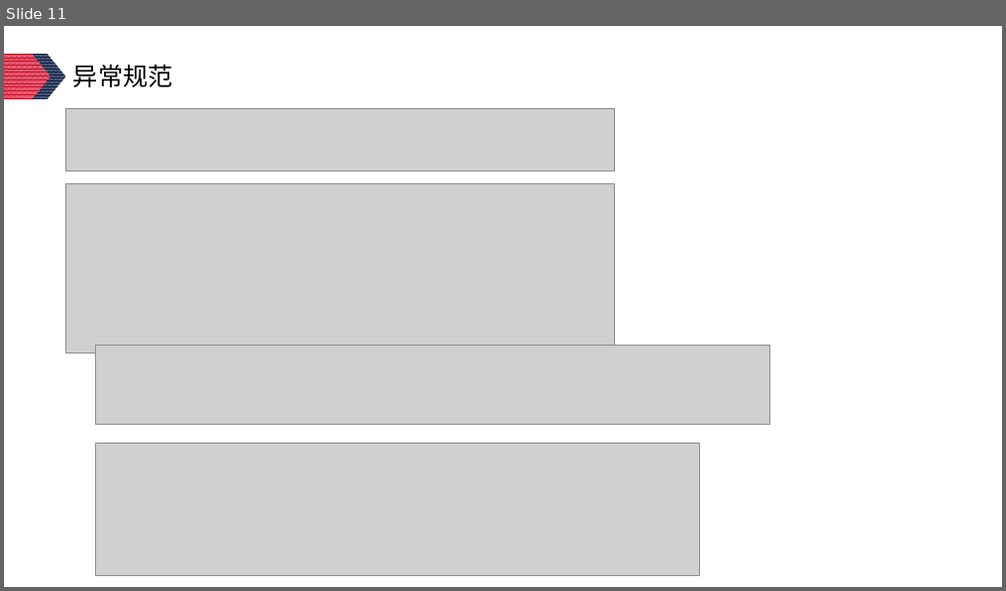
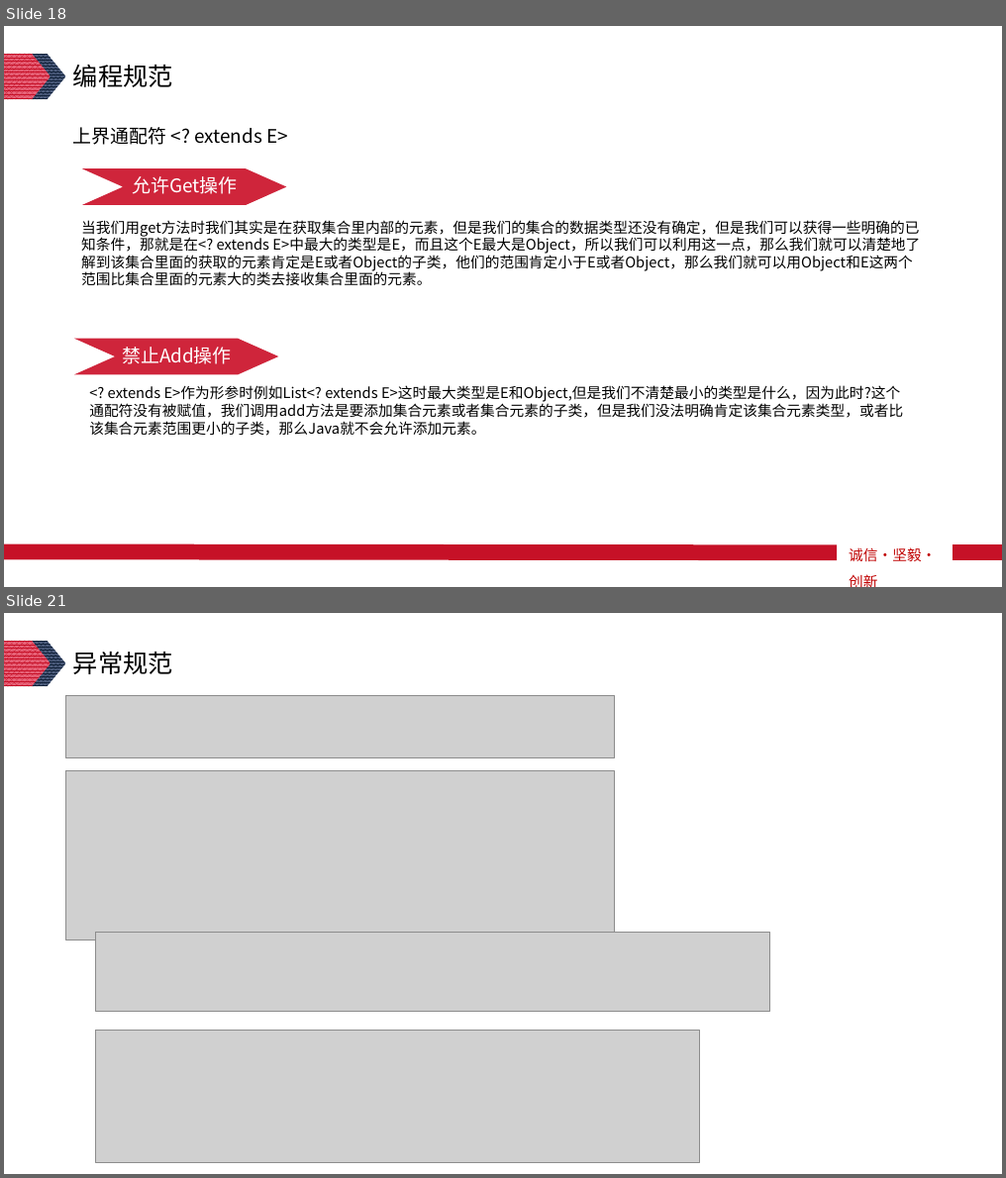
Before and after one commit to Lunzqd/codingProtocol, a slide deck: java开发手册知识分享-李龙.pptx. Shown one above the other, each under a label of ours: slide 11 before the commit, slides 18 and 21 after it; the slides between them are not shown. The pictures are 1006x591 and 1006x1178 pixels, drawn with LibreOffice and Linux fonts; fonts in the diff are those of the drawing; grey boxes stand for pictures. Boxes give left, top, right and bottom in pixels: in the first picture for what was removed or moved away, otherwise in the second. Text is boxed around its words. In the diff, an @@ line names an element or a change of style, - is before the commit and + after.

```diff
--- a/java开发手册知识分享-李龙.pptx
+++ b/java开发手册知识分享-李龙.pptx
@@ slide 18 added at (x1=4, y1=26, x2=1002, y2=587), background #FFFFFF; not listed: 2 template elements that a slide beside it also shows @@
@@ text added at (x1=73, y1=64, x2=173, y2=87), 24 pt, text #000000 @@
+编程规范
@@ text added at (x1=73, y1=127, x2=288, y2=145), 18 pt, text #000000 @@
+上界通配符 <? extends E>
@@ freeform shape added at (x1=82, y1=169, x2=286, y2=205), fill #CF253B, 18 pt, text #FFFFFF @@
+允许Get操作
@@ text added at (x1=81, y1=220, x2=920, y2=286), 14 pt, text #000000 @@
+当我们用get方法时我们其实是在获取集合里内部的元素，但是我们的集合的数据类型还没有确定，但是我们可以获得一些明确的已知条件，那就是在<? extends E>中最大的类型是E，而且这个E最大是Object，所以我们可以利用这一点，那么我们就可以清楚地了解到该集合里面的获取的元素肯定是E或者Object的子类，他们的范围肯定小于E或者Object，那么我们就可以用Object和E这两个范围比集合里面的元素大的类去接收集合里面的元素。
@@ freeform shape added at (x1=74, y1=338, x2=279, y2=374), fill #CF253B, 18 pt, text #FFFFFF @@
+禁止Add操作
@@ text added at (x1=89, y1=385, x2=903, y2=436), 14 pt, text #000000 @@
+<? extends E>作为形参时例如List<? extends E>这时最大类型是E和Object,但是我们不清楚最小的类型是什么，因为此时?这个通配符没有被赋值，我们调用add方法是要添加集合元素或者集合元素的子类，但是我们没法明确肯定该集合元素类型，或者比该集合元素范围更小的子类，那么Java就不会允许添加元素。
@@ line added from (837, 553) to (4, 553), #C61127 15 pt @@
@@ text added at (x1=848, y1=548, x2=936, y2=563), 14 pt, text #C00000 @@
+诚信·坚毅·创新
@@ line added from (1002, 553) to (952, 553), #C61127 15 pt @@
@@ what was slide 11 is now slide 21 @@
```
Also in this commit, not shown: 5 slides changed, 9 other slides added, 1 other file.
